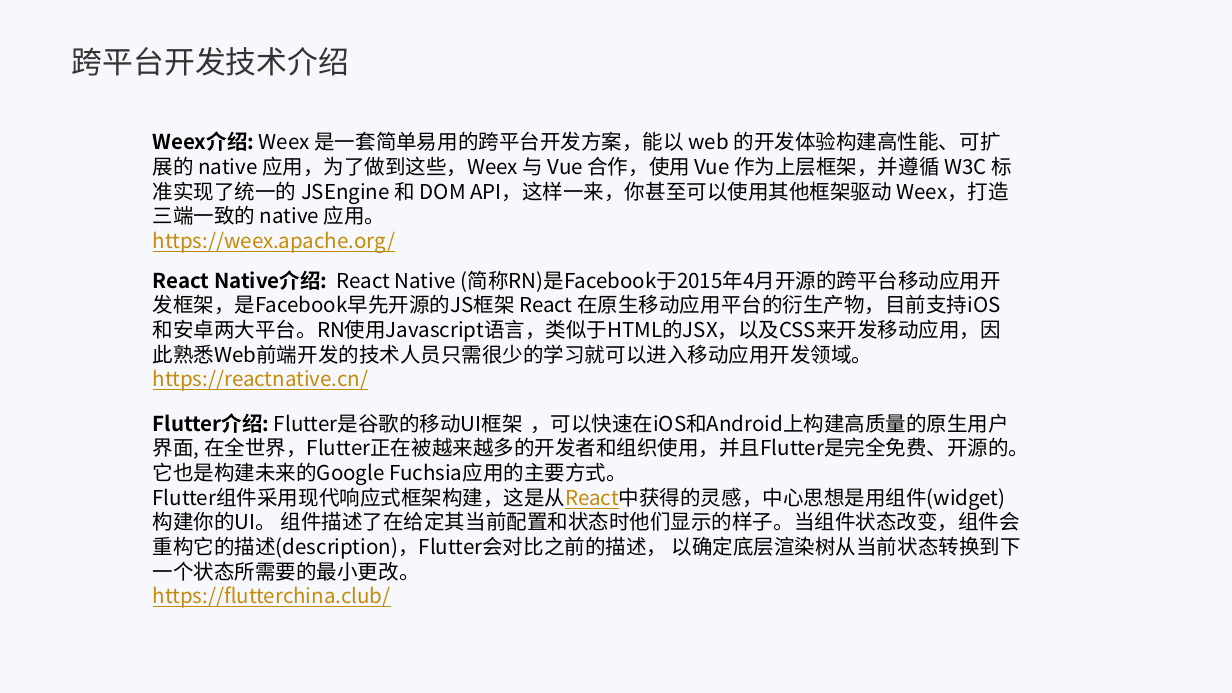
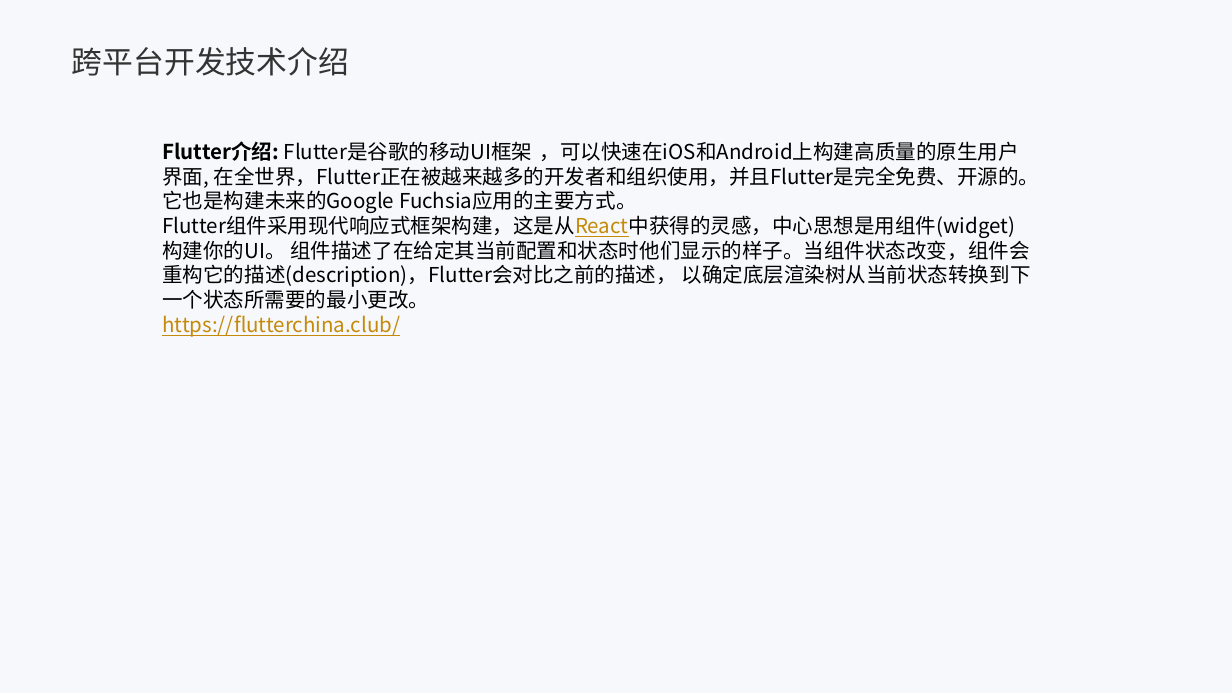
Before and after one commit to fenglipk/react-native-demo, a slide deck: slide 9 of 移动端开发分享.pptx (slide 8 before the commit). Drawn at 1232x693 pixels with LibreOffice and Linux fonts; fonts in the diff are those of the drawing; background and template pictures are left out. Boxes give left, top, right and bottom in pixels: in the first picture for what was removed or moved away, otherwise in the second. Text is boxed around its words. In the diff, an @@ line names an element or a change of style, - is before the commit and + after.

Commit message:
ppt

```diff
--- a/移动端开发分享.pptx
+++ b/移动端开发分享.pptx
@@ text "Flutter介绍: Flutter是谷歌的移动UI框架 ，可以快速在iOS和Android上构建高质量的原生用户界面, ...": place and size @@
-text "Flutter介绍: Flutter是谷歌的移动UI框架 ，可以快速在iOS和Android上构建高质量的原生用户界面, ..." at [153, 413, 1029, 608]
+text "Flutter介绍: Flutter是谷歌的移动UI框架 ，可以快速在iOS和Android上构建高质量的原生用户界面, ..." at [162, 141, 1039, 337]
@@ text removed at [153, 131, 1012, 253] @@
-Weex介绍: Weex 是一套简单易用的跨平台开发方案，能以 web 的开发体验构建高性能、可扩展的 native 应用，为了做到这些，Weex 与 Vue 合作，使用 Vue 作为上层框架，并遵循 W3C 标准实现了统一的 JSEngine 和 DOM API，这样一来，你甚至可以使用其他框架驱动 Weex，打造三端一致的 native 应用。
-https://weex.apache.org/
@@ text removed at [153, 270, 1001, 391] @@
-React Native介绍: React Native (简称RN)是Facebook于2015年4月开源的跨平台移动应用开发框架，是Facebook早先开源的JS框架 React 在原生移动应用平台的衍生产物，目前支持iOS和安卓两大平台。RN使用Javascript语言，类似于HTML的JSX，以及CSS来开发移动应用，因此熟悉Web前端开发的技术人员只需很少的学习就可以进入移动应用开发领域。
-https://reactnative.cn/
```
Also in this commit, not shown: 1 other slide changed, 1 slide added, 1 other file.
